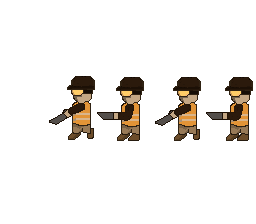
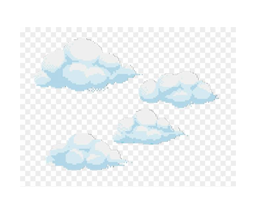
Layers edited between the first and the second 256x224 image:
added group "clouds" with 2 layers above "trabalhador" over [20,27,236,187]
added layer "Camada 7" in group "clouds" over [20,27,236,187]
hid group "trabalhador" (4 layers) over [49,75,253,141]
